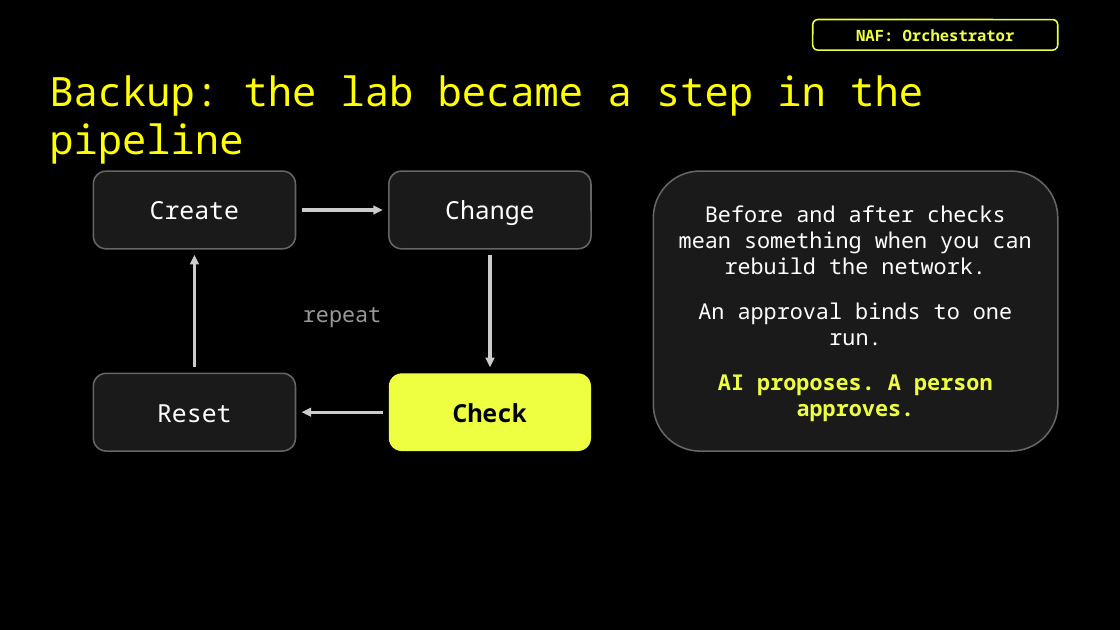
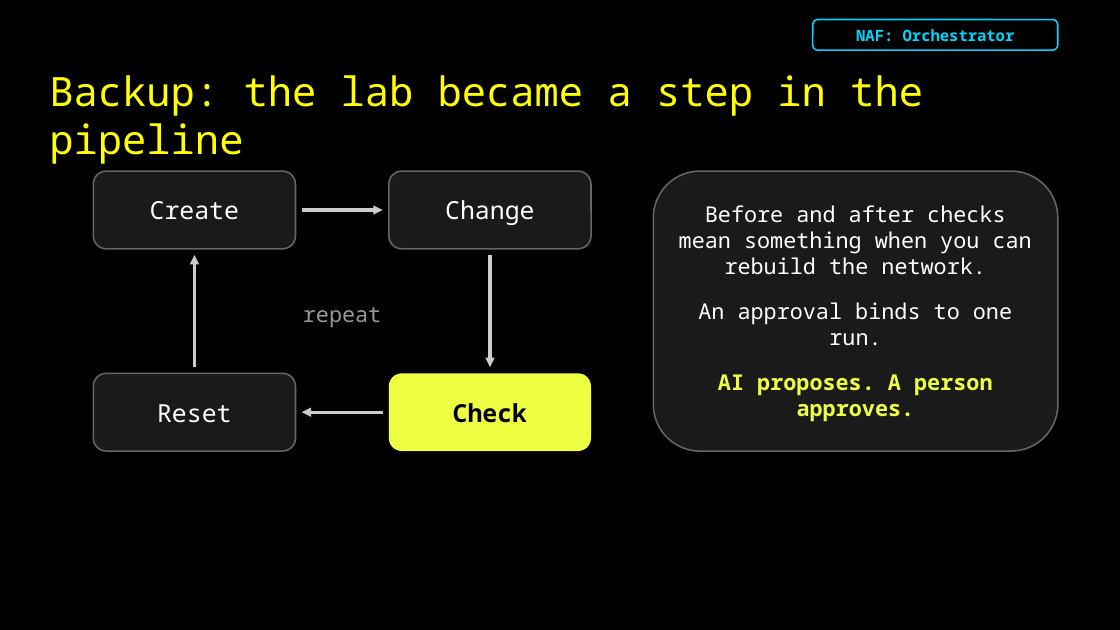
Before and after one commit to captainpacket/autocon6, a slide deck: slide 34 of slides/AC6_Every_Automation_Demo_Lies.pptx. Drawn at 1120x630 pixels with LibreOffice and Linux fonts; fonts in the diff are those of the drawing. Boxes give left, top, right and bottom in pixels: in the first picture for what was removed or moved away, otherwise in the second. Text is boxed around its words. In the diff, an @@ line names an element or a change of style, - is before the commit and + after.

```diff
--- a/slides/AC6_Every_Automation_Demo_Lies.pptx
+++ b/slides/AC6_Every_Automation_Demo_Lies.pptx
@@ rounded rectangle "NAF: Orchestrator" at (813, 19, 1058, 49): text colour #EEFF41 to #00D4FF; outline #EEFF41 1 pt to #00D4FF 1 pt @@
```
Also in this commit, not shown: 17 other slides changed, 23 other files.
